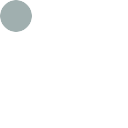
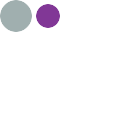
Layer changes from the first 128 x 128 image to the second:
added layer "Pasted Layer" above "Background" over [36, 4, 60, 28]
